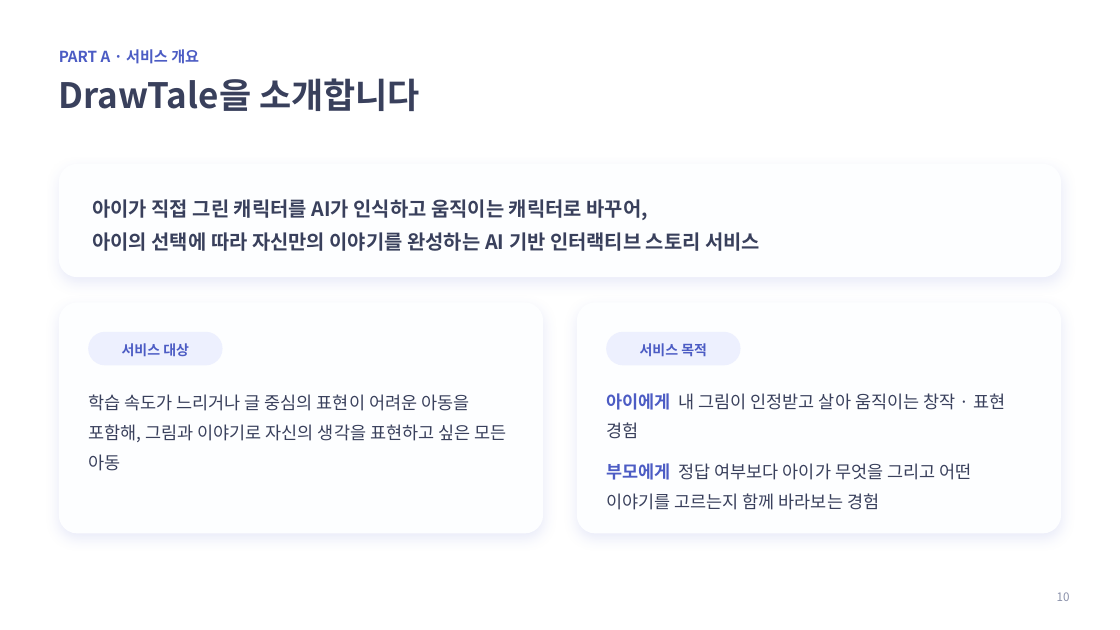
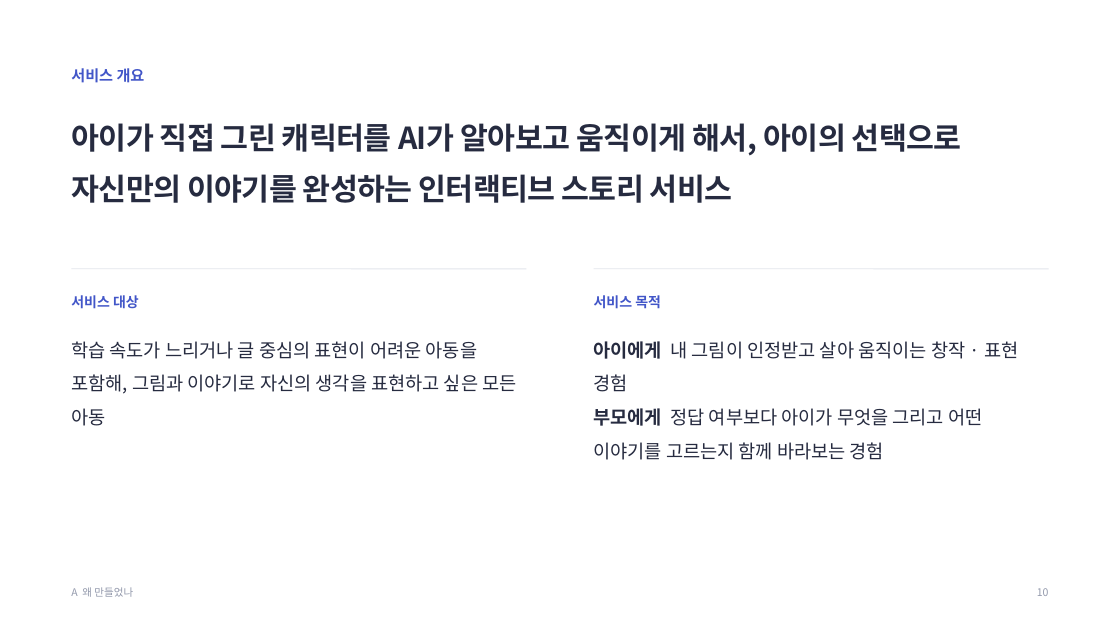
Before and after one commit to seominji58/drawtale-pt_docs, a slide deck: slide 10 of presentation/DrawTale_중간발표.pptx. Drawn at 1120x630 pixels with LibreOffice and Linux fonts; fonts in the diff are those of the drawing; background and template pictures are left out. Boxes give left, top, right and bottom in pixels: in the first picture for what was removed or moved away, otherwise in the second. Text is boxed around its words. In the diff, an @@ line names an element or a change of style, - is before the commit and + after.

```diff
--- a/presentation/DrawTale_중간발표.pptx
+++ b/presentation/DrawTale_중간발표.pptx
@@ text removed at [59,78,420,111] @@
-DrawTale을 소개합니다
@@ text "서비스 개요" at [71,68,145,83]: vertical alignment middle to top @@
@@ text at [71,68,145,83]: text changed; text colour #4C5CC4 to #4256C8 @@
-PART A · 서비스 개요
+서비스 개요
@@ text "아이가 직접 그린 캐릭터를 AI가 ..." at [71,123,962,203]: vertical alignment middle to top @@
@@ text at [71,123,962,203]: text changed; size 17 to 26 pt; text colour #39405C to #262B40 @@
-아이가 직접 그린 캐릭터를 AI가 인식하고 움직이는 캐릭터로 바꾸어,
-아이의 선택에 따라 자신만의 이야기를 완성하는 AI 기반 인터랙티브 스토리 서비스
+아이가 직접 그린 캐릭터를 AI가 알아보고 움직이게 해서, 아이의 선택으로 자신만의 이야기를 완성하는 인터랙티브 스토리 서비스
@@ rounded rectangle removed at [59,164,1061,277] @@
@@ line added from (71, 269) to (527, 269), #E2E5EC 0.75 pt @@
@@ line added from (594, 269) to (1049, 269), #E2E5EC 0.75 pt @@
@@ text "서비스 대상": place and size @@
-text "서비스 대상" at [122,343,189,357]
+text "서비스 대상" at [71,295,139,309]
@@ text "서비스 대상" at [71,295,139,309]: text colour #4C5CC4 to #4256C8; alignment centre to left; line spacing 1.15 to 1.2; vertical alignment middle to top @@
@@ text "서비스 목적" at [594,295,661,309]: text colour #4C5CC4 to #4256C8; alignment centre to left; line spacing 1.15 to 1.2; vertical alignment middle to top @@
@@ text "서비스 목적": place and size @@
-text "서비스 목적" at [640,343,707,357]
+text "서비스 목적" at [594,295,661,309]
@@ rounded rectangle removed at [59,302,544,534] @@
@@ text "학습 속도가 느리거나 글 중심의 ...": place and size @@
-text "학습 속도가 느리거나 글 중심의 ..." at [88,394,506,471]
+text "학습 속도가 느리거나 글 중심의 ..." at [71,341,516,426]
@@ text "학습 속도가 느리거나 글 중심의 ..." at [71,341,516,426]: size 15 to 16 pt, text colour #39405C to #262B40; line spacing 1.45 to 1.5 @@
@@ rounded rectangle removed at [577,302,1062,534] @@
@@ text "아이에게 내 그림이 인정받고 살아 ...": place and size @@
-text "아이에게 내 그림이 인정받고 살아 ..." at [606,393,1005,510]
+text "아이에게 내 그림이 인정받고 살아 ..." at [594,341,1018,460]
@@ text "아이에게 내 그림이 인정받고 살아 ..." at [594,341,1018,460]: size 15 to 16 pt; text colour #4C5CC4 to #262B40 in "아이에게", "부모에게"; text colour #39405C to #262B40 in "내 그림이 인정받고 살아 움직이는 창작 · ...", "정답 여부보다 아이가 무엇을 그리고 어떤 이야기를 ..."; line spacing 1.4 to 1.5 @@
@@ rounded rectangle removed at [88,332,223,365] @@
@@ rounded rectangle removed at [607,332,741,365] @@
@@ text added at [71,587,133,597], 9 pt, text #9399AC @@
+A 왜 만들었나
@@ text "10": place and size @@
-text "10" at [1057,592,1070,601]
+text "10" at [1037,588,1049,596]
@@ text "10" at [1037,588,1049,596]: size 10 to 9 pt, text colour #8A91AA to #9399AC; line spacing 1 to 1.2; vertical alignment middle to top @@
```
Also in this commit, not shown: 21 other slides changed, 4 other files.
